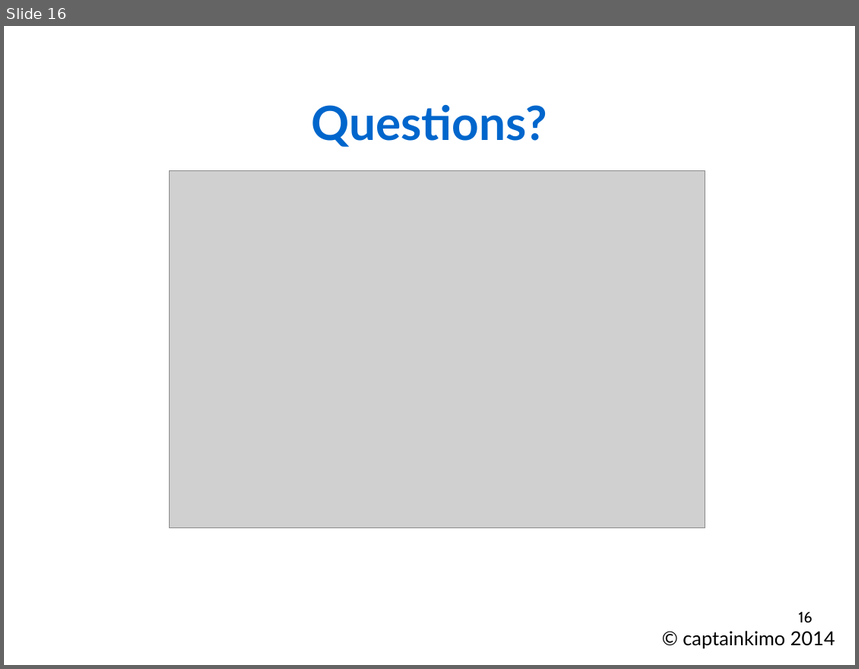
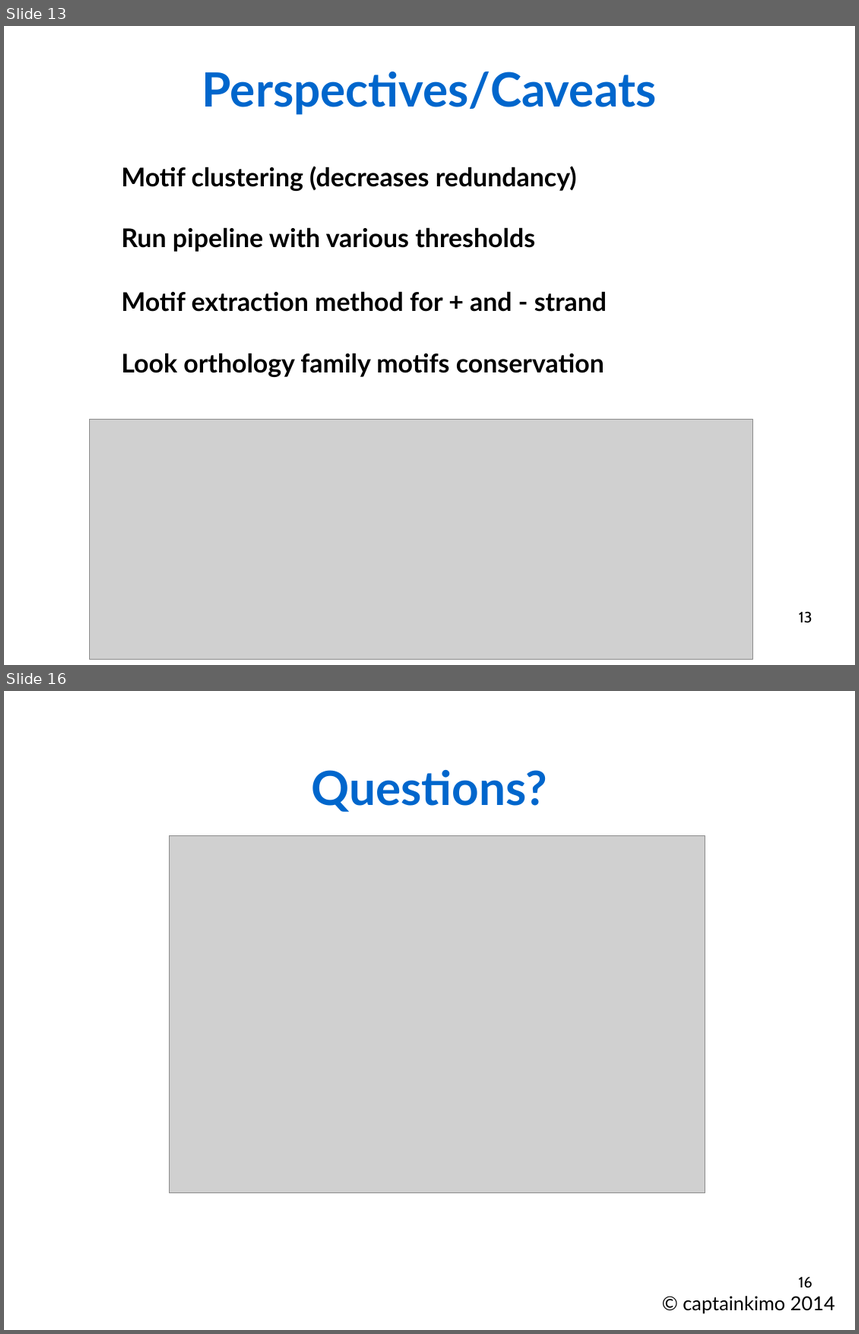
Before and after one commit to Rekyt/lynchlabpresentation2014, a slide deck: LabMeetingPresentation.odp. Shown one above the other, each under a label of ours: slide 16 before the commit, slides 13 and 16 after it; the slides between them are not shown. The pictures are 859x669 and 859x1334 pixels, drawn with LibreOffice and Linux fonts; fonts in the diff are those of the drawing; grey boxes stand for pictures. Boxes give left, top, right and bottom in pixels: in the first picture for what was removed or moved away, otherwise in the second. Text is boxed around its words. In the diff, an @@ line names an element or a change of style, - is before the commit and + after.

```diff
--- a/LabMeetingPresentation.odp
+++ b/LabMeetingPresentation.odp
@@ slide 13 added at (x1=4, y1=26, x2=855, y2=665), background #FFFFFF @@
@@ text added at (x1=202, y1=72, x2=657, y2=115), 44 pt, text #0066CC, bold @@
+Perspectives/Caveats
@@ text added at (x1=121, y1=166, x2=577, y2=191), 24 pt, text #000000, bold @@
+Motif clustering (decreases redundancy)
@@ text added at (x1=121, y1=227, x2=535, y2=252), 24 pt, text #000000, bold @@
+Run pipeline with various thresholds
@@ text added at (x1=121, y1=291, x2=607, y2=312), 24 pt, text #000000, bold @@
+Motif extraction method for + and - strand
@@ text added at (x1=121, y1=353, x2=604, y2=377), 24 pt, text #000000, bold @@
+Look orthology family motifs conservation
@@ picture added at (x1=90, y1=419, x2=753, y2=658) @@
@@ page number added at (x1=799, y1=612, x2=813, y2=623), 14 pt, text #000000 @@
+13
```
Also in this commit, not shown: 2 slides changed, 3 other slides added, 4 slides removed.
